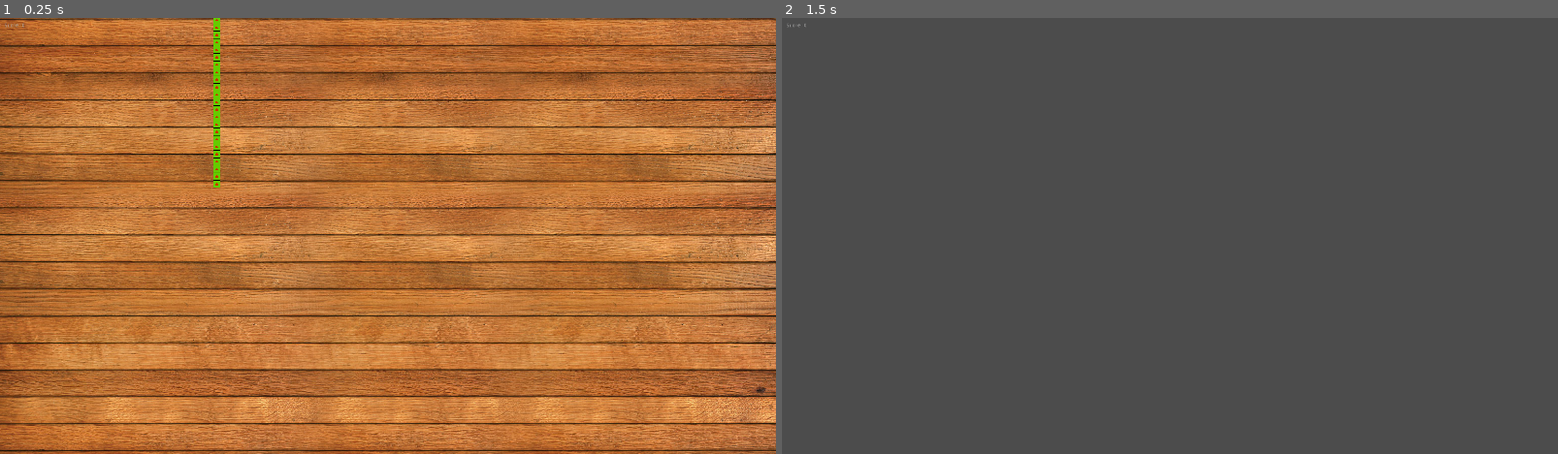
Above: before the commit, frames 1-2 (left to right).
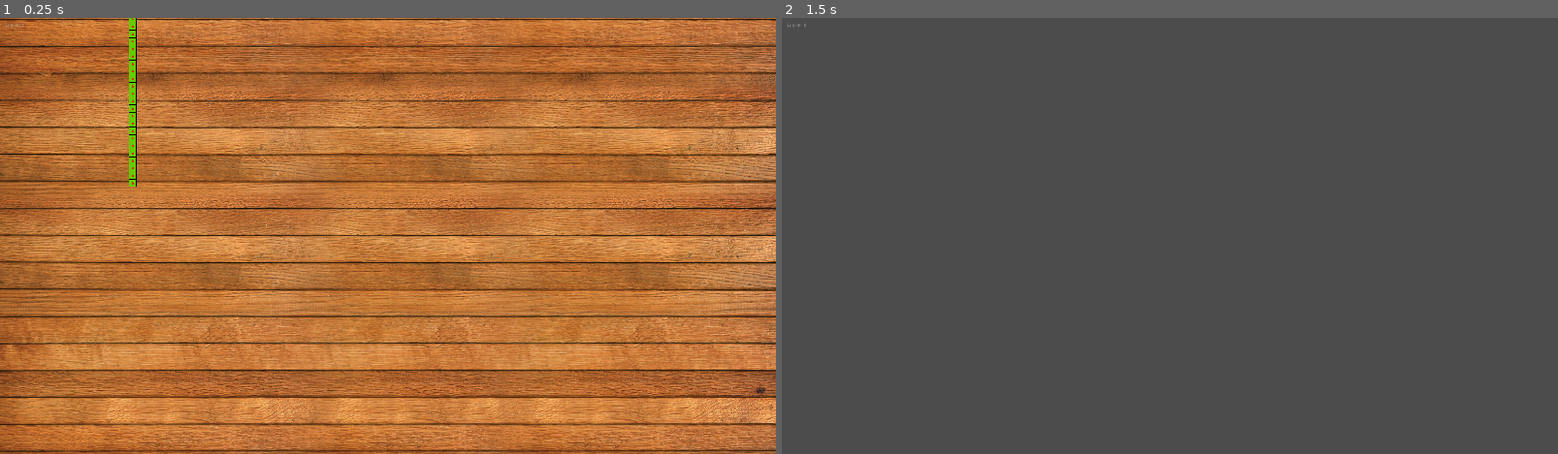
Above: after the commit, the same moments.

Repository: solangebl/godot-carcassonne
Game: Godot game, scene res://scenes/Game.tscn
Same seed, same stepped clock (60 frames per second), same inputs: the game is played once before the commit and once after it.
Inputs (mouse positions are in pixels of both pictures, inside the frame that each line leads up to):
- Up to frame 1 (0.25 s): no input
- Up to frame 2 (1.5 s): tap Enter at 0.5 s; move the mouse to (1340, 214) at 0.52 s; hold Right (ui_right) 0.53-1.25 s; hold Ctrl 0.53-1.25 s; click (1340, 214) at 0.67 s; tap Space at 1.25 s; drag from (1014, 257) to (1131, 323) at 1.27 s

The runs differ from the first frame. In frame 1, 24% of the frame differs, in the area x 0-100%, y 0-100%; in frame 2, nothing differs.

Commit message:
aligning

Diff:
--- a/scenes/Game.tscn
+++ b/scenes/Game.tscn
@@ -9,14 +9,14 @@
 position = Vector2( 481, 127 )
 
 [node name="TableTop" type="Sprite" parent="."]
-position = Vector2( 479.979, 413.804 )
+position = Vector2( 479.979, 414.804 )
 scale = Vector2( 1.01175, 0.965176 )
 texture = ExtResource( 1 )
 
 [node name="HUD" parent="." instance=ExtResource( 2 )]
 
 [node name="Board" parent="." instance=ExtResource( 3 )]
-position = Vector2( 135.797, -125.229 )
+position = Vector2( -33, -127 )
 
 [node name="Camera2D" type="Camera2D" parent="."]
 position = Vector2( 480.241, 414.57 )
